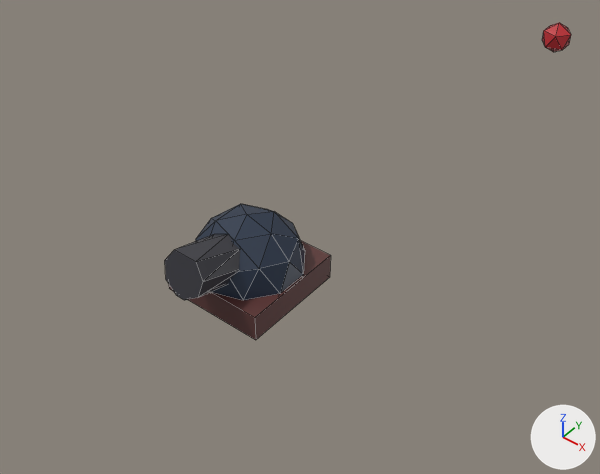
One commit to the Blender file src/commonMain/assetsSource/assets.blend: the scene before it, then after it.
The view is the same before and after, from a 50 mm camera at (7.59, -8.16, 9.44) aimed at (-0.64, 2.09, -0.88). Every picture has the same lights, and +X, +Y and +Z are marked at lower right. Mesh edges are drawn as thin lines.

Objects in the first picture: 'Cylinder', 'Icosphere', 'bomb', 'canon'.
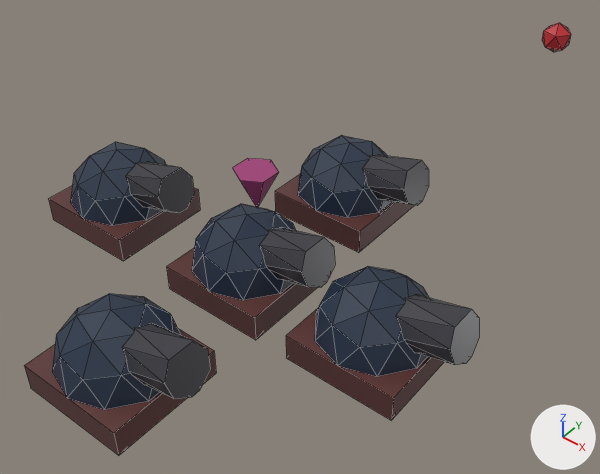
Commit message: add arrow above the selected canon

The change in detail:
me_cube is used by ob_canon; location (0.0, -0.11, 0.0); scale (1.0, 1.0, 0.25).
me_cube had 8 vertices, 6 faces and spanned x -1.0..1.0, y -1.0..1.0, z -1.0..1.0.
me_cube now has 103 vertices, 102 faces and spans x -1.0..1.58, y -1.0..1.0, z -3.0..5.17.
Part 1, on me_cube:
4 faces are deleted.
95 vertices are added at x -0.95..1.58, y -1.0..1.0, z -3.0..5.17.
100 new faces join them.
Mesh me_cone is new.
It is a 6-sided cone pointing to +z spanning x -0.325..0.325, y -0.375..0.375, z -2.148..-1.398.
It uses material mat_material (picture img_sweet24_1x_png).
Object 'Icosphere' (ob_icosphere) is deleted.
Object 'Cylinder' (ob_cylinder) is deleted.
Object 'arrow' (ob_arrow) is new; it shows me_cone.
Its location is (0.13, 0.0, -0.02).
Its rotation in degrees is (0, 180, 0).
Object 'canon.004' (ob_canon_004) is new; it shows me_cube.
Its location is (0.0, -3.04, 0.0).
Its scale is (1.0, 1.0, 0.25).
Object 'canon.003' (ob_canon_003) is new; it shows me_cube.
Its location is (0.0, 2.77, 0.0).
Its scale is (1.0, 1.0, 0.25).
Object 'canon.002' (ob_canon_002) is new; it shows me_cube.
Its location is (-3.19, -0.11, 0.0).
Its scale is (1.0, 1.0, 0.25).
Object 'canon.001' (ob_canon_001) is new; it shows me_cube.
Its location is (2.65, -0.11, 0.0).
Its scale is (1.0, 1.0, 0.25).

Location of each change, [x1, y1, x2, y2] in pixels of the pictures (600 x 474 px):
'canon.004', added: after [24, 294, 216, 456]
'canon.001', added: after [286, 266, 479, 420]
'canon', reshaped: before [169, 240, 331, 340]; after [167, 204, 335, 340]
'canon.003', added: after [275, 135, 429, 253]
'canon.002', added: after [49, 142, 200, 261]
'Icosphere', deleted (blue): before [195, 204, 305, 300]
'Cylinder', deleted: before [165, 234, 240, 300]
'arrow', added (purple): after [233, 158, 279, 207]
part 1 of me_cube, built on: before [169, 240, 331, 321]; after [24, 135, 479, 456]
